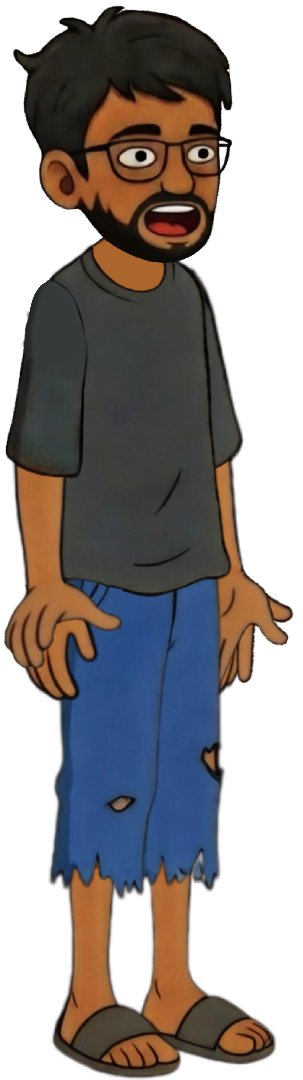
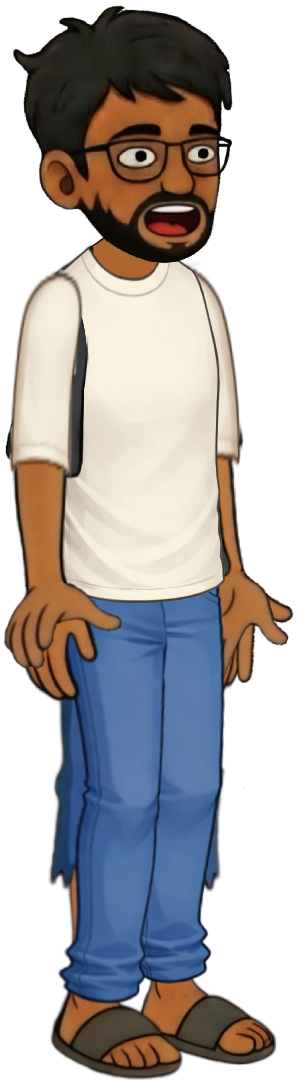
The second 303x1080 image is a revision of the first. Changes to its layers:
removed layer "Right Sholder" over [9, 279, 92, 480]
added layer "Right Arm_2" above "Right Arm_1" over [9, 269, 183, 763]
added layer "Right Arm_1" above "Calling Hand Right" over [9, 279, 92, 588]
renamed "Right Arm" to "Body_2", moved it above "Body_1", painted on it over [12, 246, 226, 605]
painted on "Neck" over [82, 237, 171, 297]
added layer "Right Leg_2" above "Left Leg_2" over [49, 564, 249, 1080]
added layer "Left Leg_2" above "Right Leg_1" over [122, 563, 277, 1067]
removed layer "Left Sholder" over [154, 262, 241, 479]
removed layer "Left Arm" over [173, 421, 246, 576]
added layer "Left Arm_2" above "Left Arm_1" over [59, 259, 246, 756]
added layer "Left Arm_1" above "Calling Hand Left" over [154, 262, 246, 576]
